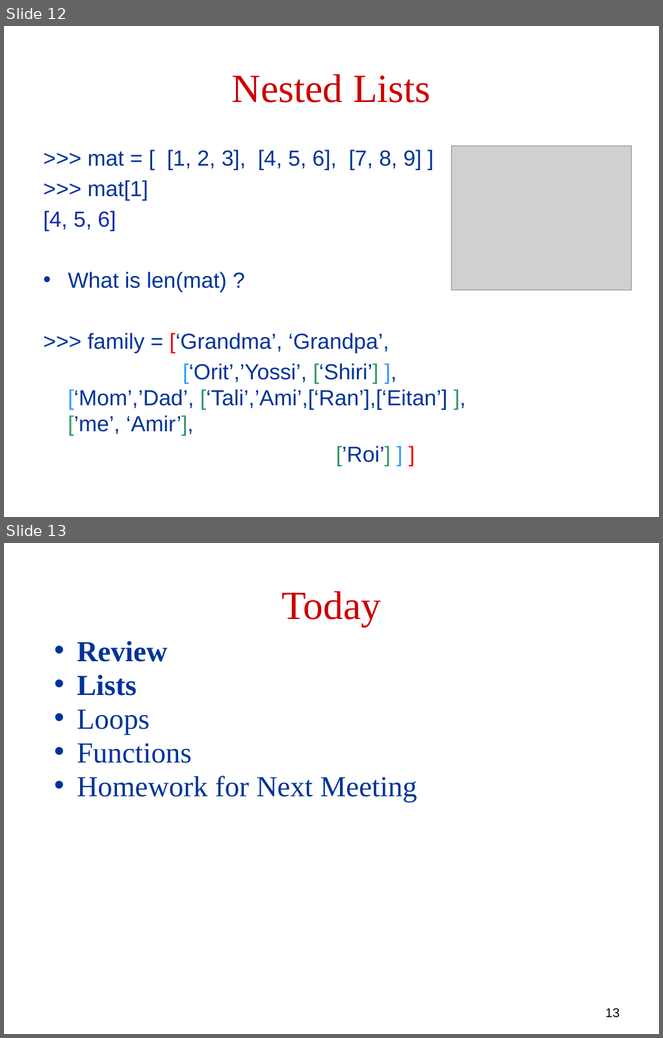
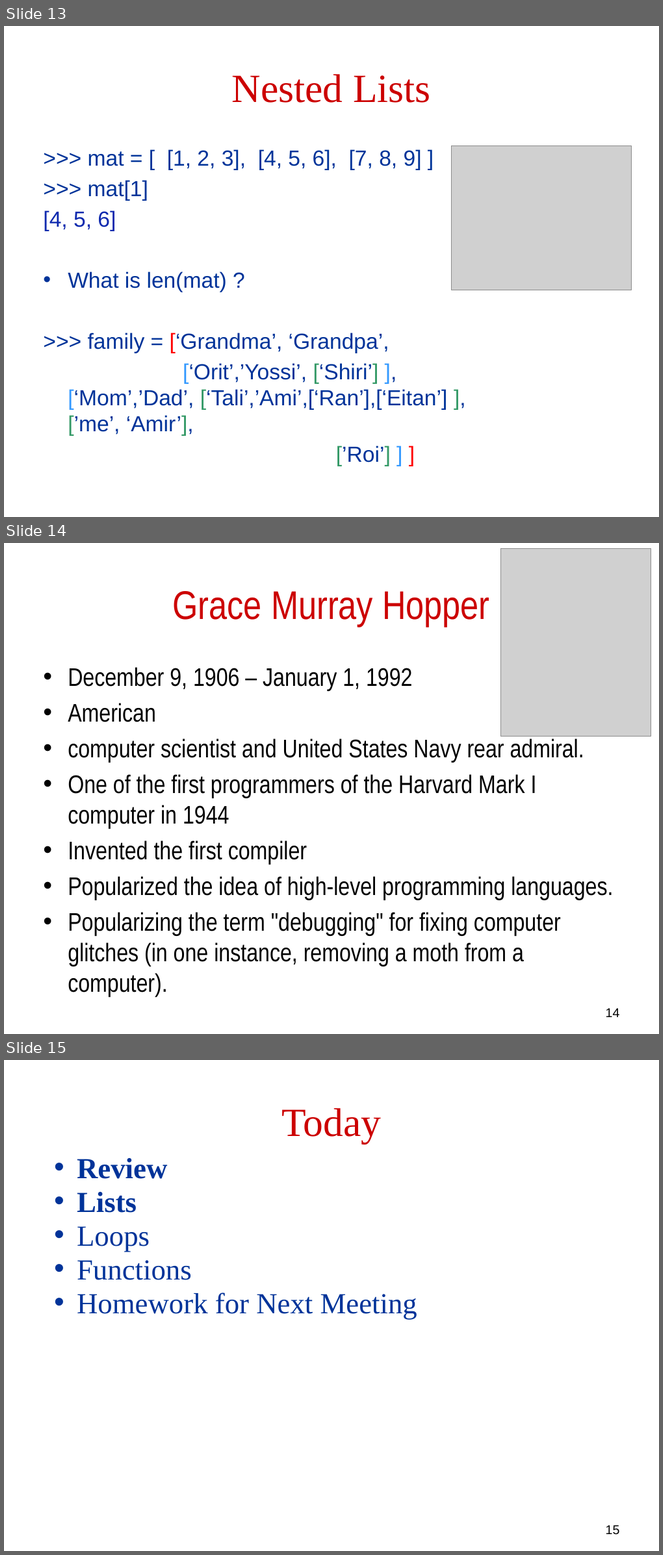
Before and after one commit to robintux/gip, a slide deck: Sessions/2/gip2.pptx. Shown one above the other, each under a label of ours: slides 12 and 13 before the commit, slides 13, 14 and 15 after it. The pictures are 663x1038 and 663x1555 pixels, drawn with LibreOffice and Linux fonts; fonts in the diff are those of the drawing; grey boxes stand for pictures. Boxes give left, top, right and bottom in pixels: in the first picture for what was removed or moved away, otherwise in the second. Text is boxed around its words. In the diff, an @@ line names an element or a change of style, - is before the commit and + after.

Commit message:
added some famous cs and programmers

```diff
--- a/Sessions/2/gip2.pptx
+++ b/Sessions/2/gip2.pptx
@@ slide 14 added at box(4, 543, 659, 1034), background #FFFFFF @@
@@ picture added at box(501, 548, 651, 735) @@
@@ title added at box(173, 591, 490, 627), 44 pt, text #CC0000 @@
+Grace Murray Hopper
@@ text added at box(68, 667, 613, 997), 28 pt, text #000000 @@
+• December 9, 1906 – January 1, 1992
+• American
+• computer scientist and United States Navy rear admiral.
+• One of the first programmers of the Harvard Mark I computer in 1944
+• Invented the first compiler
+• Popularized the idea of high-level programming languages.
+• Popularizing the term "debugging" for fixing computer glitches (in one instance, removing a moth from a computer).
@@ page number added at box(606, 1008, 620, 1017), 14 pt, text #000000 @@
+14
@@ what was slide 12 is now slide 13 @@
@@ what was slide 13 is now slide 15 @@
@@ page number at box(606, 1525, 620, 1535): text changed @@
-13
+15
```
Also in this commit, not shown: 3 other slides added.
